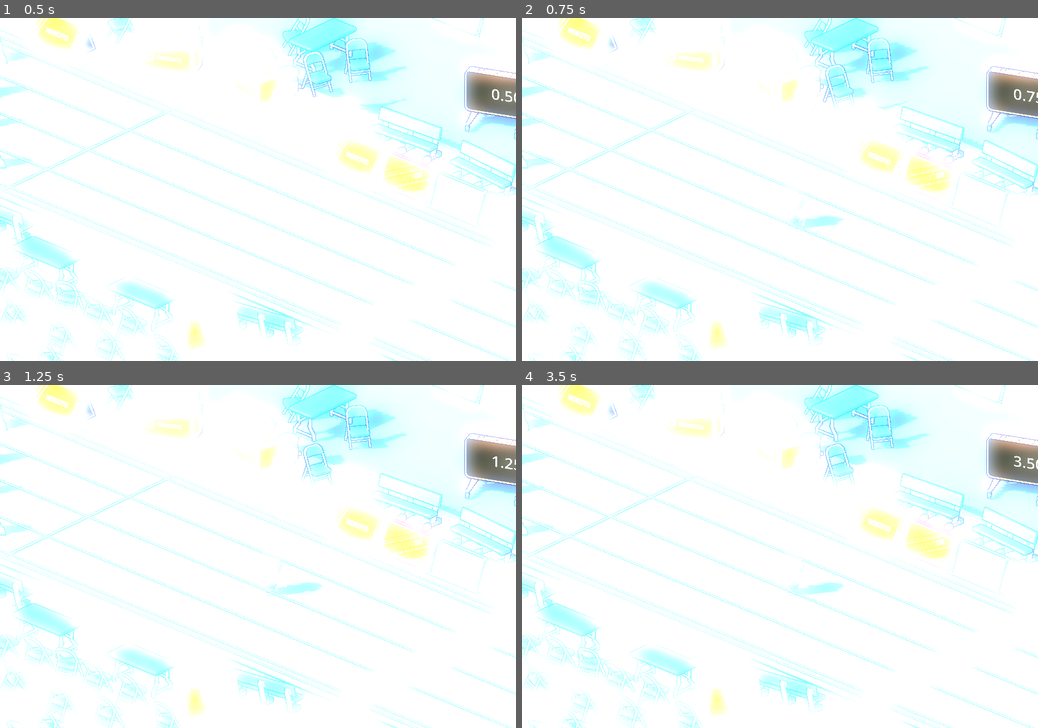
Above: before the commit, frames 1-4 (two rows, left to right).
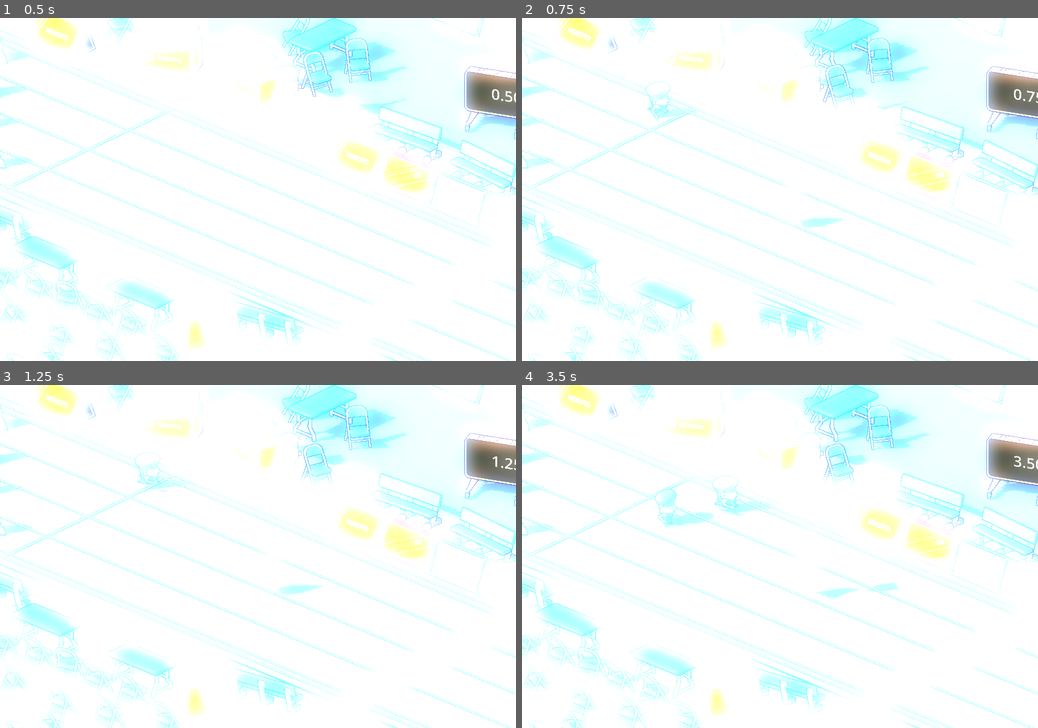
Above: after the commit, the same moments.

Repository: chevvy/sins_of_Father
Game: Godot game, scene res://main.tscn
Two runs of this game, one before a commit and one after it. Both use one fixed random seed, a clock stepped at 60 frames per second and the inputs below.
Inputs:
- Up to frame 1 (0.5 s): no input
- Up to frame 2 (0.75 s): tap Space (interact_4) at 0.6 s
- Up to frame 3 (1.25 s): no input
- Up to frame 4 (3.5 s): tap Space (interact_4) at 1.35, 2.1, 2.85 s

Frame 1 is identical in both runs. In frame 2, 0.4% of the frame differs, in the area x 23-62%, y 18-62%; in frame 3, 0.4%; in frame 4, 1.3%, in the area x 25-73%, y 26-63%.
Error before the commit: Out of bounds get index '4' (on base: 'Array[Marker3D]') (res://position_list.gd:9)

Commit message:
runner spawning and running based on current player

Diff:
--- a/Character/character_manager.gd
+++ /dev/null
@@ -1,12 +0,0 @@
-extends Node
-
-signal on_player_spawn
-
-# Called when the node enters the scene tree for the first time.
-func _ready():
-	on_player_spawn.connect(_spawn_player)
-	pass # Replace with function body.
-
-func _spawn_player(player_id: int):
-	print("spawned character" + String.num_int64(player_id))
-	pass
--- a/Player/Input/player_input_manager.gd
+++ b/Player/Input/player_input_manager.gd
@@ -9,15 +9,20 @@
 @export var runner_scene: PackedScene
 @export var runner_material: Array[BaseMaterial3D] = []
 
+const KEYBOARD_INTERACT_VALUE := 4
+const KEYBOARD_INTERACT_KEY := "interact_4"
+
 var playerIdPerSpawnKey: Dictionary = {
 	"interact_0": 0,
 	"interact_1": 1,
 	"interact_2": 2,
 	"interact_3": 3,
-	"interact_4": 4,
+	KEYBOARD_INTERACT_KEY: KEYBOARD_INTERACT_VALUE,
 }
 
-var playerStates: Array[int] = []
+var list_of_spawned_player_id: Array[int] = []
+
+var is_keyboard_spawned: bool = false
 
 func _ready():
 	if inputMaps.size() == 0:
@@ -46,9 +51,9 @@
 
 
 func _try_spawning_player(interactKey: String, input_map: PlayerInputMap):
-	var player_id: int = playerIdPerSpawnKey[interactKey]
+	var player_id: int = _get_adjusted_player_id(interactKey)
 
-	if playerStates.has(player_id):
+	if list_of_spawned_player_id.has(player_id):
 		return
 
 	var player = playerScene.instantiate();
@@ -73,8 +78,36 @@
 	runner.rotation.y = 90
 
 func _set_player_states(id: int):
-	if playerStates.has(id):
+	if list_of_spawned_player_id.has(id):
 		printerr("error should not have player id already in array")
 		return
 
-	playerStates.push_back(id)
+	list_of_spawned_player_id.push_back(id)
+
+## As the keyboard is the 4th player, we need to adjust its index based on what
+## player are connected right now
+func _get_adjusted_player_id(interact_key: String) -> int:
+	var base_player_id: int = playerIdPerSpawnKey[interact_key]
+
+	if base_player_id != KEYBOARD_INTERACT_VALUE:
+		if list_of_spawned_player_id.has(base_player_id) and not is_keyboard_spawned:
+			print("cant spawn player" + String.num_int64(base_player_id) + " has its already spawned")
+			return -1
+		elif list_of_spawned_player_id.has(base_player_id) and is_keyboard_spawned:
+			print("adjusting player id because of keyboard already there")
+			base_player_id += 1
+			print("new player id is :" + String.num_int64(base_player_id))
+		return base_player_id
+
+	# keyboard spawning logic
+	if base_player_id == KEYBOARD_INTERACT_VALUE:
+		var adjusted_player_id: int = 0
+		# if we already have values
+		if list_of_spawned_player_id.size() != 0:
+			adjusted_player_id = list_of_spawned_player_id.front() + 1
+
+		print("spawning player as player id " + String.num_int64(adjusted_player_id))
+		is_keyboard_spawned = true
+		return adjusted_player_id
+
+	return base_player_id
--- a/project.godot
+++ b/project.godot
@@ -19,7 +19,6 @@
 
 PossessableRessourceManager="*res://Items/possessable_ressource_manager.gd"
 CameraManager="*res://Environment/camera_manager.gd"
-CharacterManager="*res://Character/character_manager.gd"
 
 [display]
 
